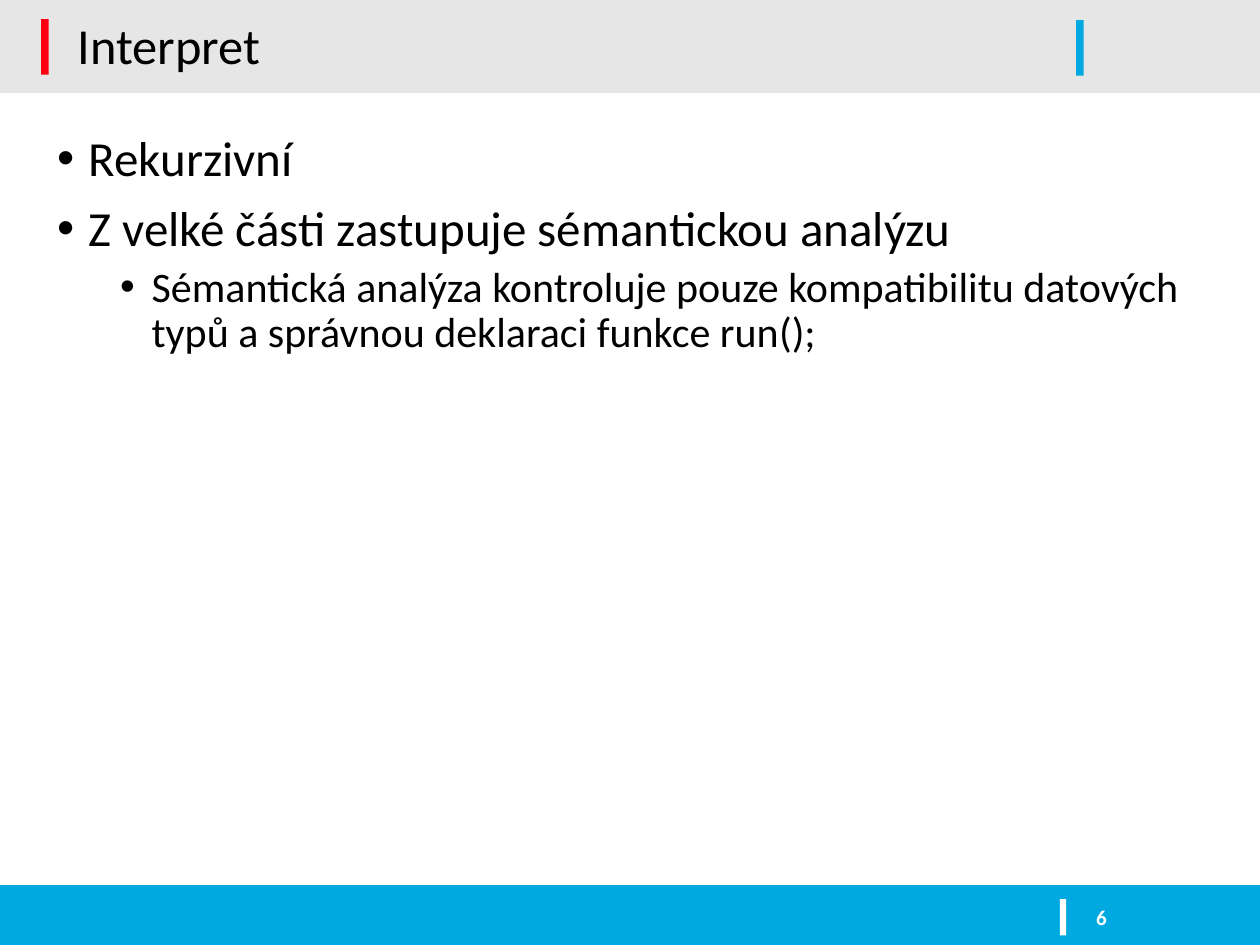
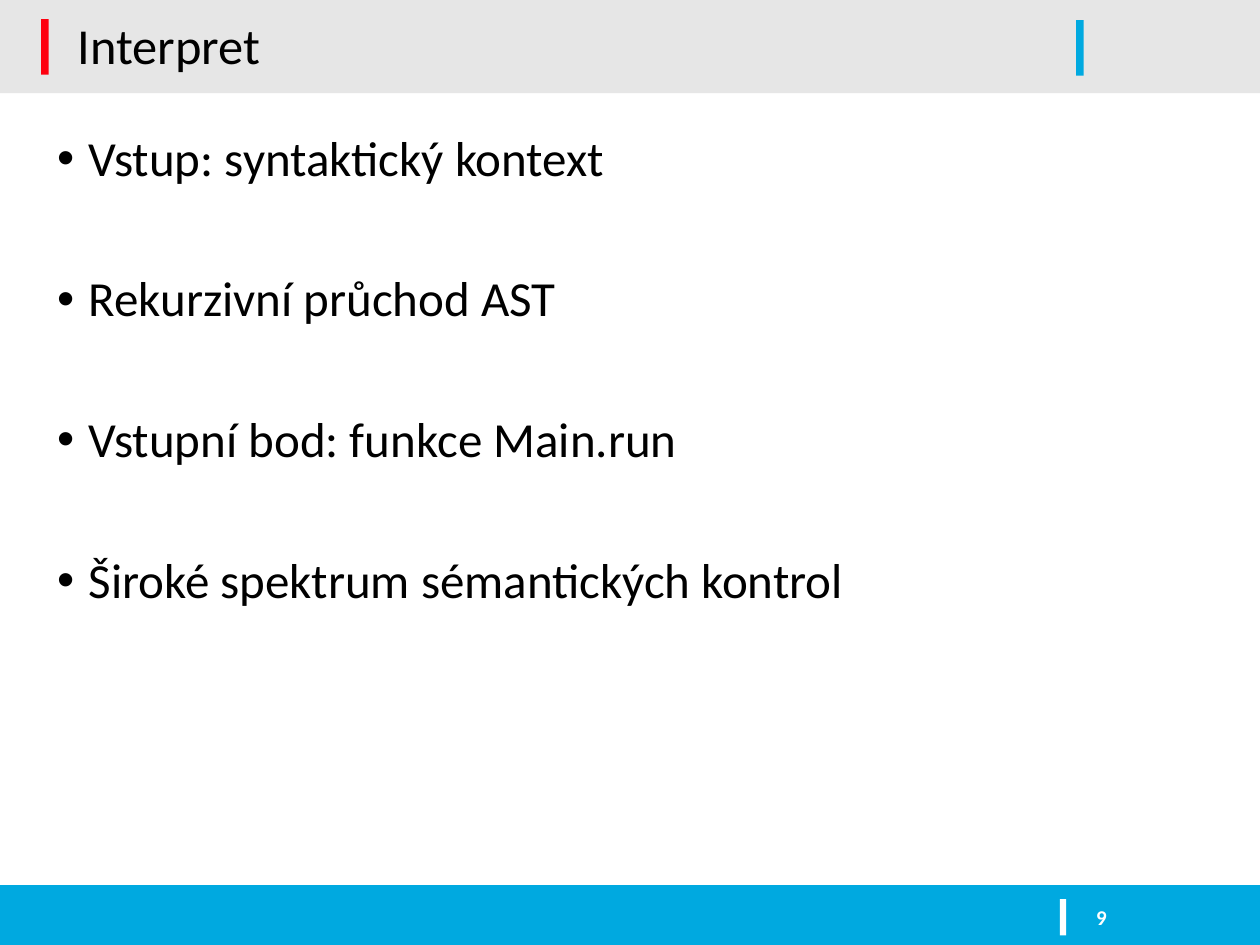
Before and after one commit to kysel/IFJ16, a slide deck: slide 9 of docs/prezentace.pptx (slide 6 before the commit). Drawn at 1260x945 pixels with LibreOffice and Linux fonts; fonts in the diff are those of the drawing; background and template pictures are left out. Boxes give left, top, right and bottom in pixels: in the first picture for what was removed or moved away, otherwise in the second. Text is boxed around its words. In the diff, an @@ line names an element or a change of style, - is before the commit and + after.

```diff
--- a/docs/prezentace.pptx
+++ b/docs/prezentace.pptx
@@ text at [89, 142, 843, 606]: text changed; size 24 to 28 pt @@
-• Rekurzivní
-• Z velké části zastupuje sémantickou analýzu
-  • Sémantická analýza kontroluje pouze kompatibilitu datových typů a správnou deklaraci funkce run();
+• Vstup: syntaktický kontext
+• Rekurzivní průchod AST
+• Vstupní bod: funkce Main.run
+• Široké spektrum sémantických kontrol
@@ page number at [1096, 911, 1107, 925]: text changed @@
-6
+9
```
Also in this commit, not shown: 9 other slides changed, 4 slides added.
